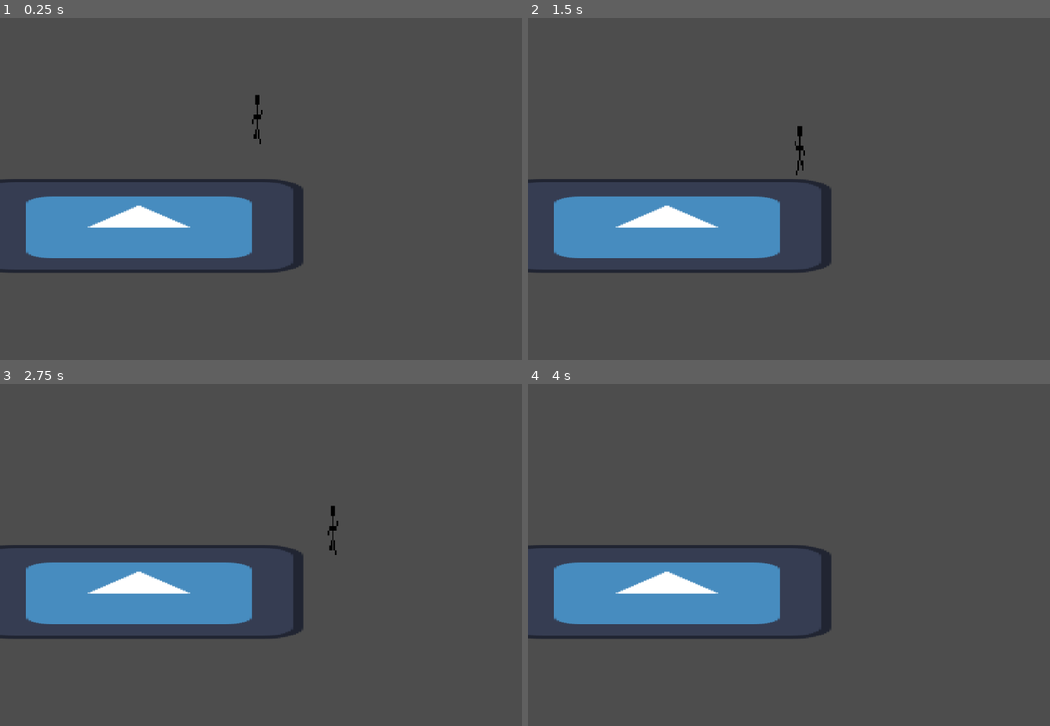
Above: before the commit, frames 1-4 (two rows, left to right).
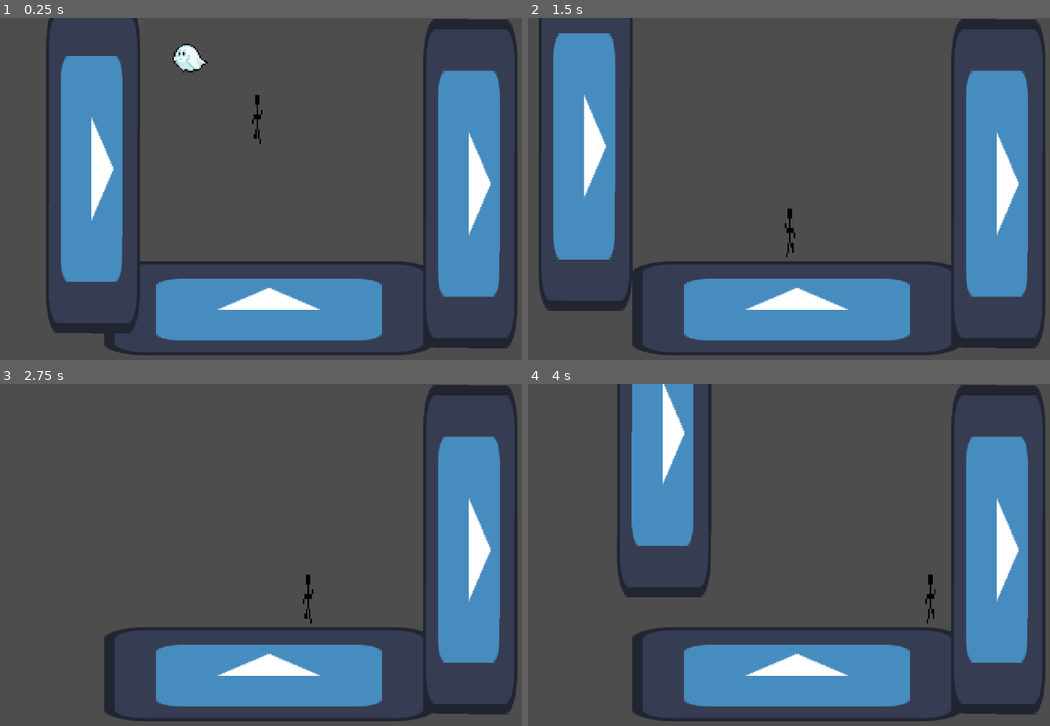
Above: after the commit, the same moments.

Repository: sammo4gun/jamsterdam
Game: Godot game, scene res://Scenes/world.tscn
Two runs of this game, one before a commit and one after it. Both use one fixed random seed, a clock stepped at 60 frames per second and the inputs below. The engine's default icon, where the game draws it, is replaced by a stand-in: a white triangle on a blue panel in a dark square.
Inputs (mouse positions are in pixels of both pictures, inside the frame that each line leads up to):
- Up to frame 1 (0.25 s): no input
- Up to frame 2 (1.5 s): move the mouse to (668, 226) at 0.52 s; hold Right (right) from 0.53 s (still down); tap W (up) at 0.6, 0.77, 1.07, 1.35 s; click (668, 226) at 0.67 s; move the mouse to (710, 206) at 1.27 s
- Up to frame 3 (2.75 s): tap W (up) at 1.52, 1.82, 2.1 s; move the mouse to (365, 479) at 2.02 s; release Right (right) at 2.03 s; hold A (left) from 2.03 s (still down)
- Up to frame 4 (4 s): move the mouse to (799, 623) at 2.77 s; release A (left) at 2.78 s; hold Right (right) from 2.78 s (still down); tap W (up) at 2.85, 3.02, 3.32, 3.6, 3.77 s; click (799, 623) at 2.92 s; move the mouse to (1013, 606) at 3.52 s

The runs differ from the first frame. In frame 1, 34% of the frame differs, in the area x 0-100%, y 0-99%; in frame 2, 34%; in frame 3, 29%; in frame 4, 35%.
Error before the commit: Invalid call. Nonexistent function 'attempt_possession' in base 'Node2D'. (res://Scenes/moveable.gd:20)

Commit message:
merge conflicts fix

Diff:
--- a/Scenes/moveable.tscn
+++ b/Scenes/moveable.tscn
@@ -6,7 +6,7 @@
 [sub_resource type="RectangleShape2D" id="RectangleShape2D_0w77i"]
 size = Vector2(621.5, 177)
 
-[node name="Moveable" type="CharacterBody2D"]
+[node name="Moveable" type="CharacterBody2D" groups=["Walls"]]
 collision_layer = 5
 collision_mask = 5
 input_pickable = true
--- a/Scenes/world.tscn
+++ b/Scenes/world.tscn
@@ -1,21 +1,27 @@
-[gd_scene load_steps=3 format=3 uid="uid://gluhmegqovu6"]
+[gd_scene load_steps=5 format=3 uid="uid://btddiq1srh6u2"]
 
+[ext_resource type="Script" uid="uid://vp4ly8u07miy" path="res://Scripts/world.gd" id="1_5a7ea"]
 [ext_resource type="PackedScene" uid="uid://dpfjytluhwwx7" path="res://Scenes/moveable.tscn" id="1_f3sb7"]
 [ext_resource type="PackedScene" uid="uid://cctthl1q1bekw" path="res://Scenes/guy.tscn" id="2_fj7yv"]
+[ext_resource type="PackedScene" uid="uid://6pic503w7xpl" path="res://Scenes/ghost.tscn" id="2_go701"]
 
 [node name="World" type="Node2D"]
+script = ExtResource("1_5a7ea")
 
 [node name="Floor" parent="." instance=ExtResource("1_f3sb7")]
-position = Vector2(262, 395)
+position = Vector2(508, 551)
 
 [node name="Guy" parent="." instance=ExtResource("2_fj7yv")]
 position = Vector2(485, 169)
 gravity = 500.0
 
 [node name="Moveable" parent="." instance=ExtResource("1_f3sb7")]
-position = Vector2(256, -319)
+position = Vector2(175, 285)
 rotation = 1.57175
 
 [node name="Moveable2" parent="." instance=ExtResource("1_f3sb7")]
-position = Vector2(947, -318)
+position = Vector2(889, 313)
 rotation = 1.57175
+
+[node name="Ghost" parent="." instance=ExtResource("2_go701")]
+position = Vector2(610, 126)
--- a/project.godot
+++ b/project.godot
@@ -11,7 +11,7 @@
 [application]
 
 config/name="Practice_new"
-run/main_scene="uid://gluhmegqovu6"
+run/main_scene="uid://btddiq1srh6u2"
 config/features=PackedStringArray("4.4", "GL Compatibility")
 config/icon="res://Assets/icon.svg"
 
